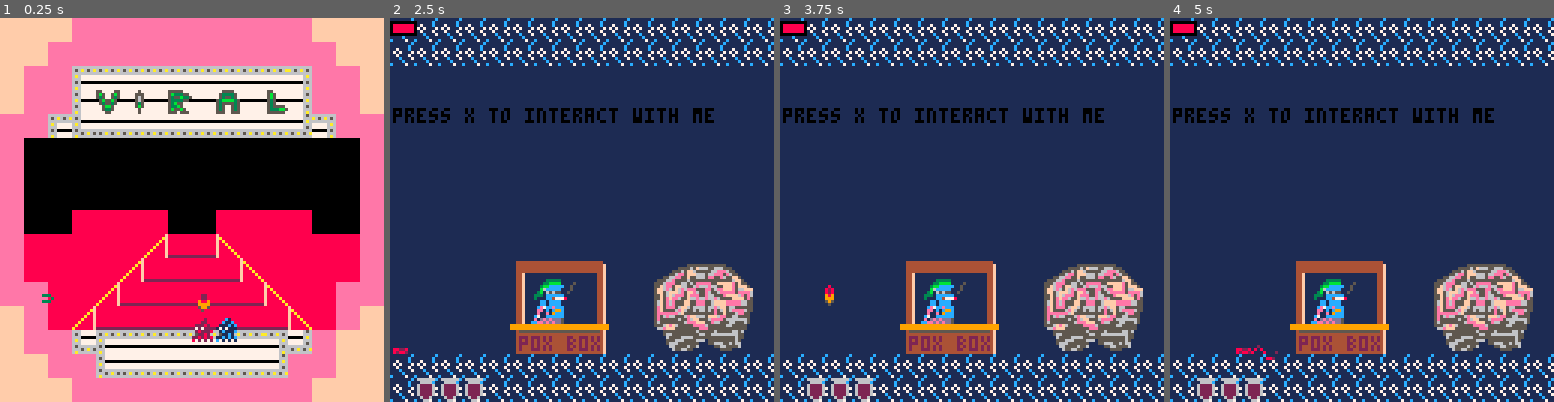
Above: before the commit, frames 1-4 (left to right).
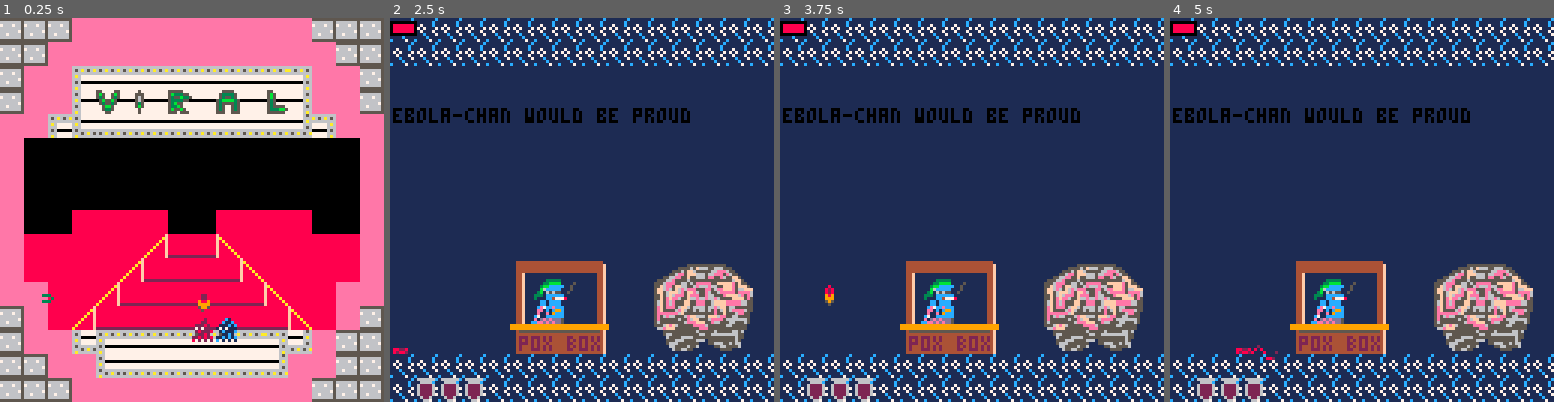
Above: after the commit, the same moments.

Repository: Von-dy/Game_Design_Final_Project
Game: PICO-8 cartridge boxes.p8
The game is run twice, just before and just after one commit, with the same random seed, the same clock (stepped at 60 frames per second) and the same inputs.
Inputs:
- Up to frame 1 (0.25 s): no input
- Up to frame 2 (2.5 s): tap O (Z key) at 0.33, 0.7, 1.43, 2.22 s; tap X (X key) at 1.07, 2.07, 2.4 s; hold Left 1.97-2.37 s; hold Down from 2.42 s (still down)
- Up to frame 3 (3.75 s): tap X (X key) every 0.33 s from 2.73 to 3.73 s; release Down at 2.82 s; hold Right 2.87-3.53 s; tap O (Z key) at 3.1 s; hold Up from 3.58 s (still down)
- Up to frame 4 (5 s): tap O (Z key) at 3.98, 4.87 s; tap X (X key) at 4.07, 4.4, 4.73 s; release Up at 4.08 s; hold Right 4.13-4.53 s; hold Down from 4.58 s (still down)

The runs differ from the first frame. In frame 1, 11% of the frame differs, in the area x 0-100%, y 0-100%; in frame 2, 1.1%; in frame 3, 1.1%; in frame 4, 1.1%.

Commit message:
minor changes to brain

Diff:
--- a/boxes.p8
+++ b/boxes.p8
@@ -423,11 +423,11 @@
   },
  { --brain
   {20,30,40,34}, --lplat1
-  {10,60,30,64}, --lplat2
-  {20,90,40,94}, --lplat3
+  {10,70,30,66}, --lplat2
+  {20,100,40,96}, --lplat3
   {88,30,108,34}, --rplat1
-  {98,60,118,64}, --rplat2
-  {88,90,108,94}, --rplat3
+  {98,70,118,66}, --rplat2
+  {88,100,108,96}, --rplat3
  },
  { --overworld
   {0, 112, 127, 127}
@@ -451,7 +451,7 @@
  music(-1)
  lbx,lby,mode=0,0,0
  --state: 0=overworld, 1=boss, 2=transition, 3=gameover, 4=menu
- game={shopping=false, ready_count=0,frame_counter=0, state=4, next_boss=5, b_remaining={1,2,3}, b_faught={}, difficulty=1, menu=0, menuchoice=0, scores={}, activescores={}, screenshake=0, camx=0, camy=0,particles={}}
+ game={shopping=false, ready_count=0,frame_counter=0, state=4, next_boss=5, b_remaining={}, b_faught={}, difficulty=1, menu=0, menuchoice=0, scores={}, activescores={}, screenshake=0, camx=0, camy=0,particles={}}
  quotes={"there is nothing so patient, in this world or any other, as a virus searching for a host","it's in the misery …(1258 unchanged characters)…
  players={}
  game.update=curr_game:update_game(game.state)
@@ -526,12 +526,15 @@
   else game.next_boss=4 end
   add(game.b_faught, game.next_boss)
  else game.state=1 game.next_boss=5 end
- --4,5 scires and stuff
+ --4,5 scores and stuff
  for p in all(players) do
   p.ready=false
   p.shopping=false
   p.state=1
-  p.hit_box=make_box(0,104,6,111)
+  local x1,y1,x2,y2=0,104,6,111
+  if n==4 then x1,y1,x2,y2=15,57,21,64 end
+  p.hit_box=make_box(x1,y1,x2,y2)
+
   game.activescores[p.n]=scoreboard()
   if game.next_boss==5 then p.mutation_tokens+=3 end --give players 3 tokens
  end
@@ -598,8 +601,9 @@
 
  --brain
  elseif id==4 and state==0 then
-  return {throw_item,bouncing_lightning,smart_shot,shockspace,shock_space}
-
+  return {throw_item,throw_item,bouncing_lightning,bouncing_lightning}
+ elseif id==4 and state==2 then
+ 	return {throw_item, bouncing_lightning, throw_item,bouncing_lightning, smart_shot,shockspace,shock_space}
  --overworld
  else
   return {}
@@ -832,8 +836,8 @@
   return function()
    if hpcheck(100) then s=0 end
    if hpcheck(99) then s=1 end
-   if hpcheck(50) then s=2 end
-   if hpcheck(20) then s=3 end
+   if hpcheck(50) then s=2 boss.attacks=init_boss_attacks(id,2)end
+   if hpcheck(20) then s=3 boss.timer=120 end
    boss.state=s
   end
  end
@@ -965,7 +969,7 @@
 
 --throw items at a player
 function throw_item()
- local sx,sy,sprite=105,72,48
+ local sx,sy=105,72
  if boss.id==4 then sx,sy=64,64 end
  local t=flr(rnd(#players))+1
  local target=players[t]
@@ -980,9 +984,7 @@
 --spawns one of two enzymes
 function spawn_enzyme()
  local i=flr(rnd(2))+20
- local x=112
- local y=16
- local e=make_bullet(i,x,y,x+6,y+6,179+i)
+ local e=make_bullet(i,112,16,118,22,179+i)
  e.spawn=time()
  e.state=0
  add(boss.bullets,e)
@@ -1384,7 +1386,7 @@
  local x,y=0,0
  if p_hb.xl<0 then x=abs(p_hb.xl) end
  if p_hb.xr>127 then x=127-p_hb.xr end
- if p_hb.yt<0 then y=abs(p_hb.yt) end
+ if p_hb.yt<3 then y=abs(p_hb.yt) end
  if p_hb.yb>127 then y=127-p_hb.yb end
  return p_hb:translate(v(x,y))
 end
@@ -1906,14 +1908,14 @@
 11ddddd11dddddd1bbbbbbbbccccccccdcd7dcdcd7dddd7d3bbbbbb3ffffffffdddddddd666666668888888800000000ffff55ffffff55ffffffffffffffffff
 221ddd1221111d12bbbbbbbbcccccccc7d7ddddd7dddddddf3bbbb3fffffffffdddddddd666666668888888800000006ffffffffffffffffffffffffffffffff
 2221112222222122bbbbbbbbccccccccd7ddddddddddddddff3333ffffffffffdddddddd666666662222222266666666f555f555f555f555ffffffffffffffff
-deeeeeedd111111daaaaaaaa333333330101010101010100ffffffffffffffff111111110000000006666666666666665999599959995999ffffffffffffffff
-e222222e1cccccc1aaaaaaaa333333331111111111111111ffffffffffffffff11111111006666666677767766666666f555f555f555f555ffffffffffffffff
-e2e22e2e1c1cc1c1aaaaaaaa33333333017171111711c110ffffffffffffffff11111111666766777677767677666666ffffffffffffffffffffffffffffffff
-e222222e1cccccc1aaaaaaaa33333333111711c1c171c111ffffffffffffffff11111111666767776677667677666666ffff55ffffff55ffffffffffffffffff
-e2e22e2e1c1111c1aaaaaaaa333333330171cc1c171c1110ffffffffffffffff11111111066666666777667677666600ff559955ff559955ffffffffffffffff
-e2eeee2e1c1cc1c1aaaaaaaa333333331111111111111111ffffffffffffffff111111110000666667766776666600005599999955999999ffffffffffffffff
-e222222e1cccccc1aaaaaaaa333333330101010101010100ffffffffffffffff11111111000000006666666666000000ff559955ff559955ffffffffffffffff
-deeeeeedd111111daaaaaaaa333333330000000000000000ffffffffffffffff11111111000000000000000000000000ffff55ffffff55ffffffffffffffffff
+deeeeeedd111111daaaaaaaa3333333301010101010101005555555555555555111111110000000006666666666666665999599959995999ffffffffffffffff
+e222222e1cccccc1aaaaaaaa333333331111111111111111566666766666666511111111006666666677767766666666f555f555f555f555ffffffffffffffff
+e2e22e2e1c1cc1c1aaaaaaaa33333333017171111711c110567666667666766511111111666766777677767677666666ffffffffffffffffffffffffffffffff
+e222222e1cccccc1aaaaaaaa33333333111711c1c171c111566666666666666511111111666767776677667677666666ffff55ffffff55ffffffffffffffffff
+e2e22e2e1c1111c1aaaaaaaa333333330171cc1c171c1110566666666666667511111111066666666777667677666600ff559955ff559955ffffffffffffffff
+e2eeee2e1c1cc1c1aaaaaaaa3333333311111111111111115666676666766665111111110000666667766776666600005599999955999999ffffffffffffffff
+e222222e1cccccc1aaaaaaaa333333330101010101010100576666666666666511111111000000006666666666000000ff559955ff559955ffffffffffffffff
+deeeeeedd111111daaaaaaaa333333330000000000000000555555555555555511111111000000000000000000000000ffff55ffffff55ffffffffffffffffff
 00000000000000008888888000011110000000000000222222222220000000000000000000000000000000000000000000000000000000000000000000000000
 0000000111022000888888882201001000000000000022eee2222222220000000000000000000000000000000000000000000000000000000000000000000000
 0000000101122228888888882111001000000000000022eeeeeee888822000000000000111110000000011110000000000000000000000000000000000000000
